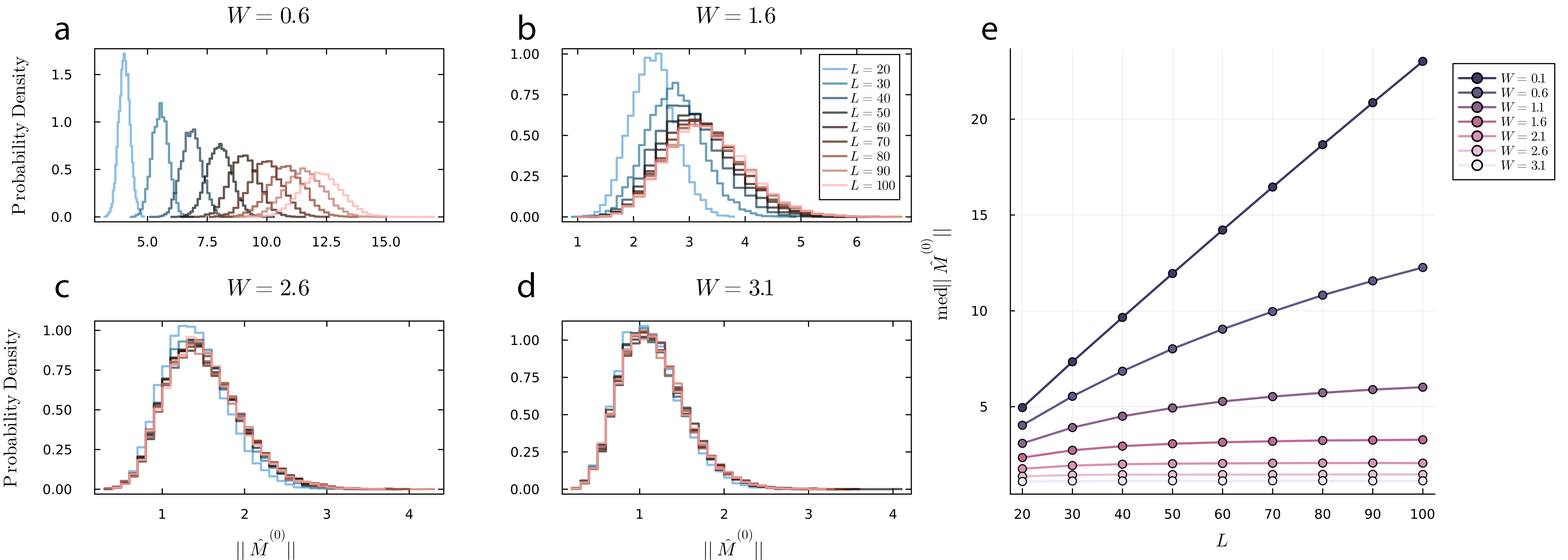
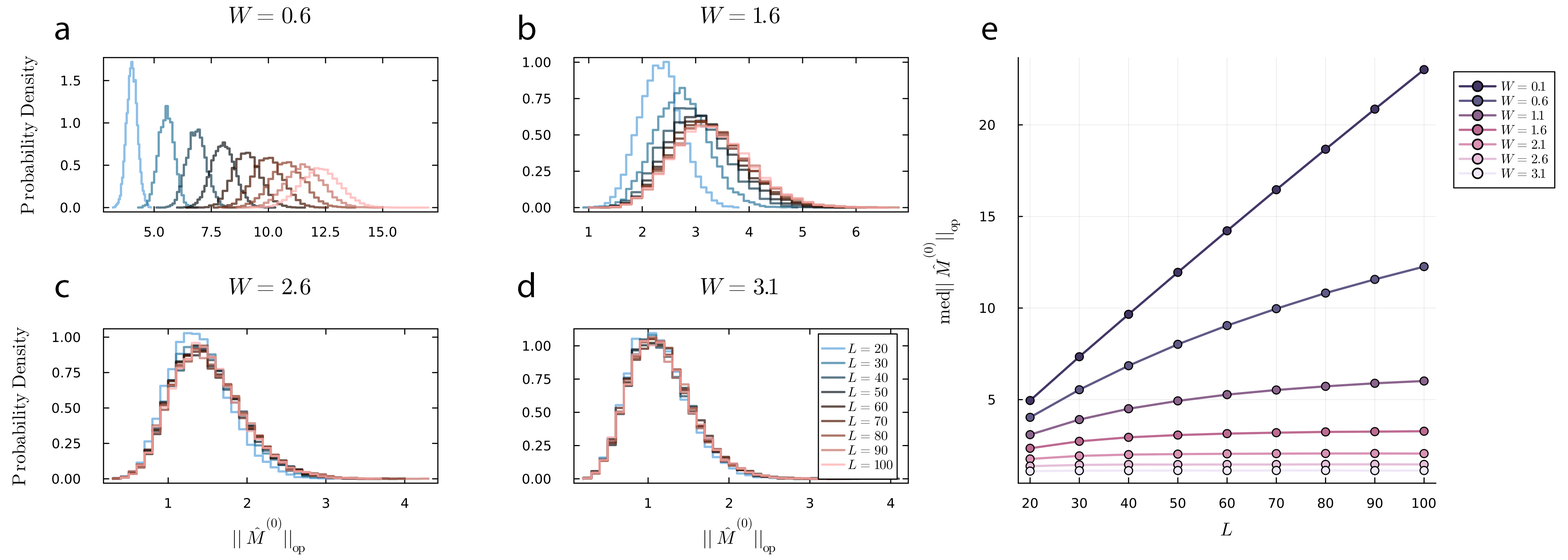
Comparing the layer stacks of the two 1568×560 images. Changes:
added layer "zero_order_transport_disordered" above "Background" over [3, 6, 1556, 560]
hid "Background" over [3, 6, 1556, 560]
